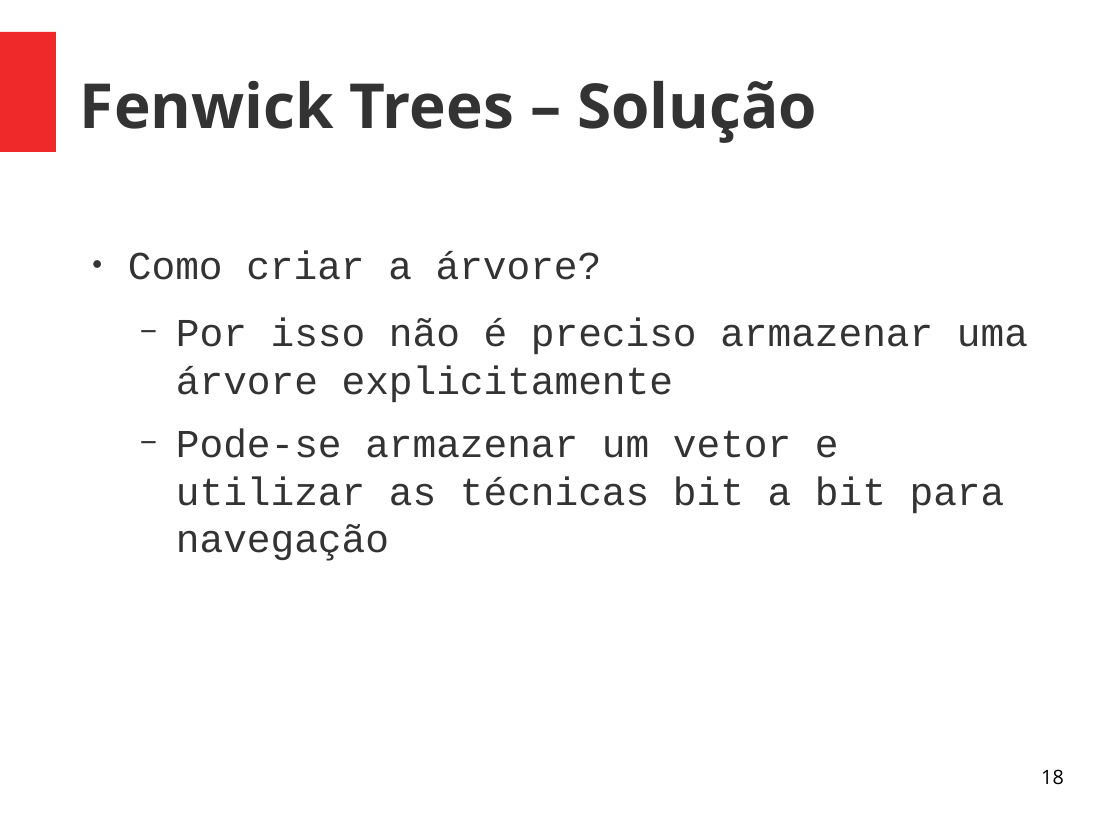
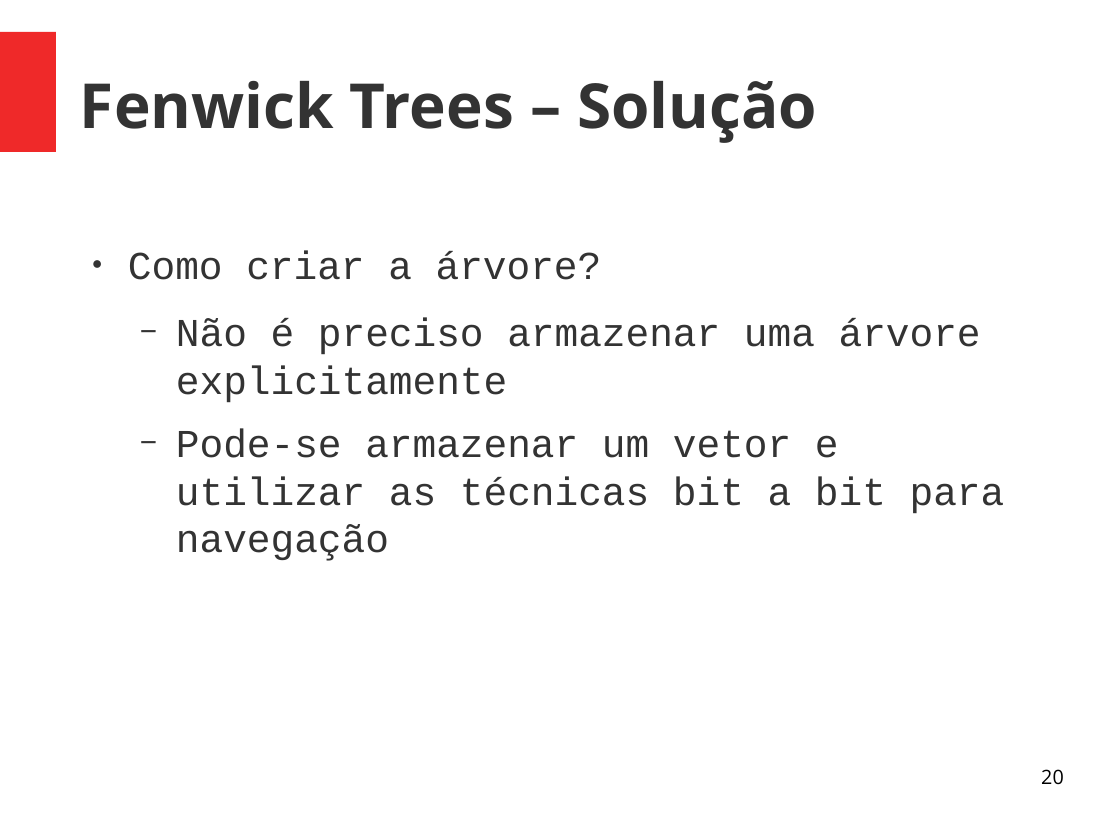
Before and after one commit to almirbraggio/aed, a slide deck: slide 20 of 03/Fenwick-Tree/fenwick-tree.odp (slide 18 before the commit). Drawn at 1120x840 pixels with LibreOffice and Linux fonts; fonts in the diff are those of the drawing. Boxes give left, top, right and bottom in pixels: in the first picture for what was removed or moved away, otherwise in the second. Text is boxed around its words. In the diff, an @@ line names an element or a change of style, - is before the commit and + after.

```diff
--- a/03/Fenwick-Tree/fenwick-tree.odp
+++ b/03/Fenwick-Tree/fenwick-tree.odp
@@ text at [176,318,981,403]: text changed @@
-  − Por isso não é preciso armazenar uma árvore explicitamente
+  − Não é preciso armazenar uma árvore explicitamente
@@ page number at [1041,769,1064,785]: text changed @@
-18
+20
```
Also in this commit, not shown: 4 other slides changed, 4 slides added, 1 other file.
